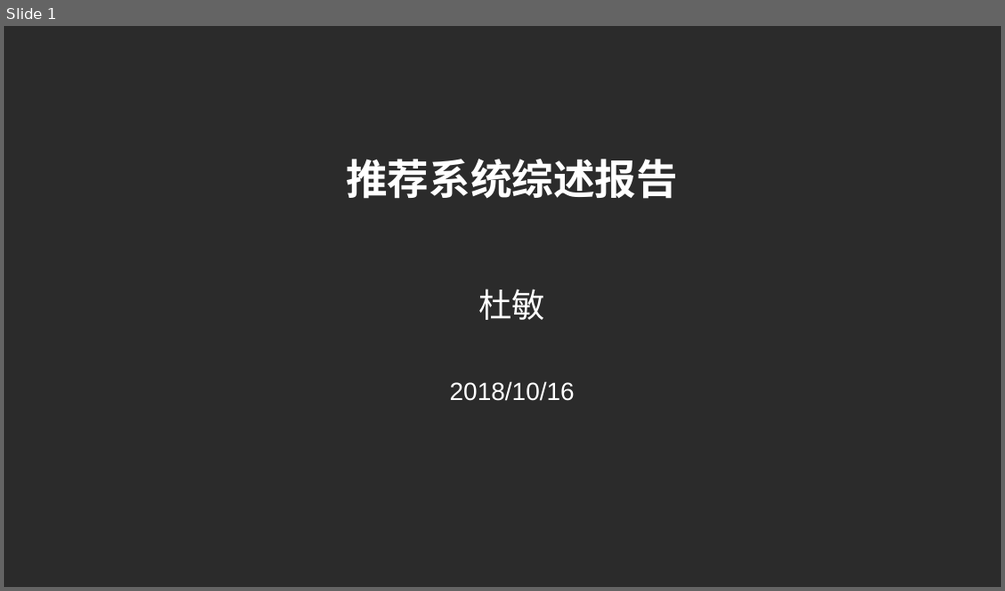
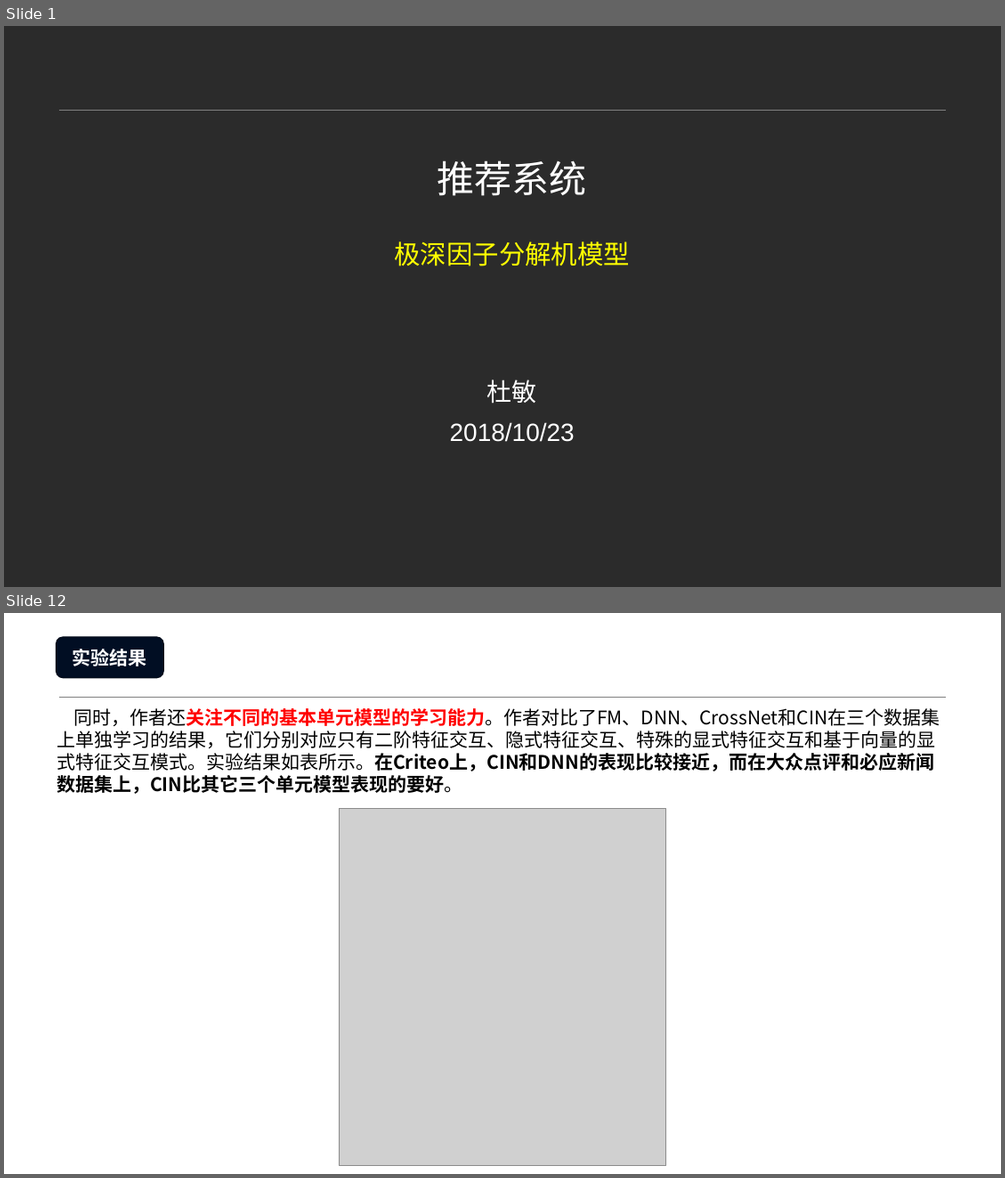
Before and after one commit to Leo-Yangren/RecommendationSystem, a slide deck: 小组会议.pptx. Shown one above the other, each under a label of ours: slide 1 before the commit, slides 1 and 12 after it; the slides between them are not shown. The pictures are 1005x591 and 1005x1178 pixels, drawn with LibreOffice and Linux fonts; fonts in the diff are those of the drawing; grey boxes stand for pictures; background and template pictures are left out; a plain dark background stands for a picture behind light text. Boxes give left, top, right and bottom in pixels: in the first picture for what was removed or moved away, otherwise in the second. Text is boxed around its words. In the diff, an @@ line names an element or a change of style, - is before the commit and + after.

```diff
--- a/小组会议.pptx
+++ b/小组会议.pptx
@@ slide 12 added at (x1=4, y1=613, x2=1001, y2=1174), background picture (left out); not listed: 1 template element that a slide beside it also shows @@
@@ rounded rectangle added at (x1=57, y1=637, x2=164, y2=677), fill #010E23, outline #010A1A 1 pt, 18 pt, text #FFFFFF, bold @@
+实验结果
@@ text added at (x1=57, y1=708, x2=939, y2=794), 18 pt, text #000000 @@
+同时，作者还关注不同的基本单元模型的学习能力。作者对比了FM、DNN、CrossNet和CIN在三个数据集上单独学习的结果，它们分别对应只有二阶特征交互、隐式特征交互、特殊的显式特征交互和基于向量的显式特征交互模式。实验结果如表所示。在Criteo上，CIN和DNN的表现比较接近，而在大众点评和必应新闻数据集上，CIN比其它三个单元模型表现的要好。
@@ picture added at (x1=339, y1=808, x2=665, y2=1165) @@
@@ slide 1 changed as well @@
@@ line added from (58, 110) to (947, 110), #808080 0.25 pt @@
@@ title at (x1=394, y1=160, x2=630, y2=266): text changed; size 40 to 25.2 pt; text colour #FFFFFF to #FFFF00; bold off @@
-推荐系统综述报告
+推荐系统
+极深因子分解机模型
@@ text "杜敏" moved from (x1=478, y1=289, x2=545, y2=320) to (x1=487, y1=379, x2=537, y2=403) @@
@@ text "杜敏" at (x1=487, y1=379, x2=537, y2=403): size 32 to 24 pt @@
@@ text at (x1=450, y1=422, x2=574, y2=442): text changed @@
-2018/10/16
+2018/10/23
```
Also in this commit, not shown: 13 other slides added, 18 slides removed, 1 other file.
